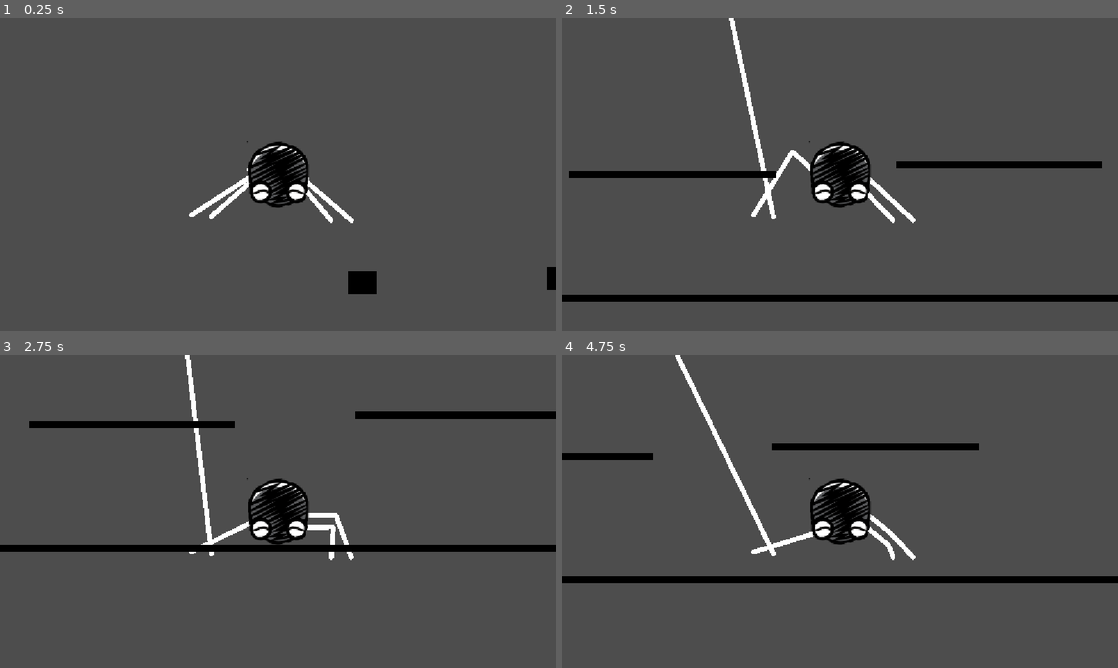
Above: before the commit, frames 1-4 (two rows, left to right).
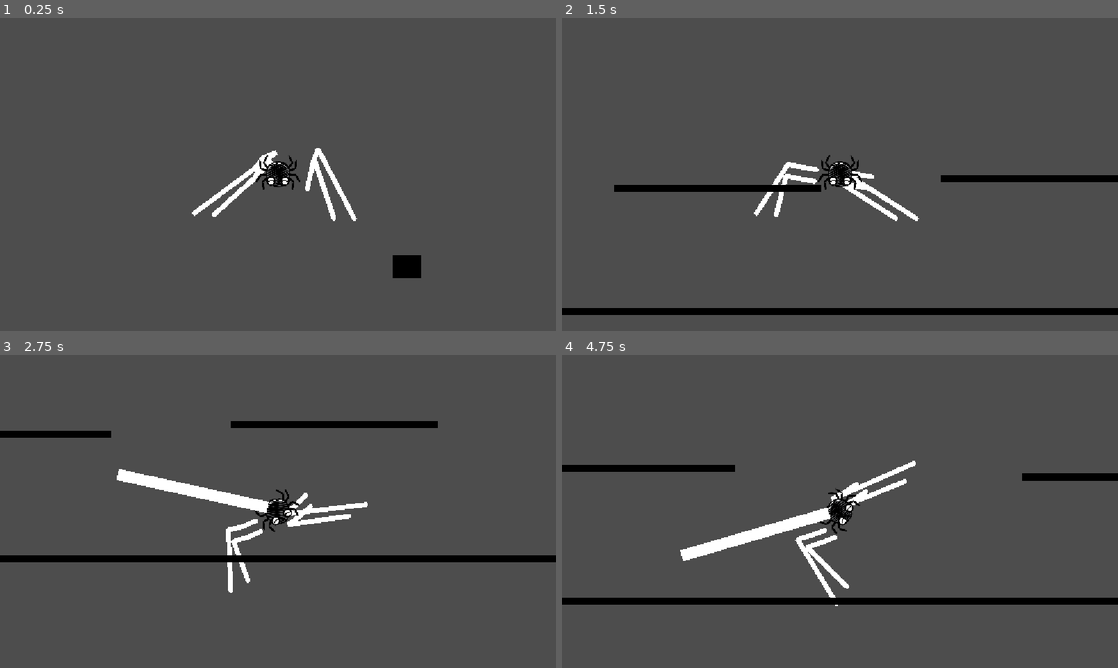
Above: after the commit, the same moments.

Repository: Aymeric-Moreau/GravityHook
Game: Godot game, scene res://Scènes/Aymeric/ScèneTest anim.tscn
Same seed, same stepped clock (60 frames per second), same inputs: the game is played once before the commit and once after it. This scene is started directly instead of the project's main scene.
Inputs:
- Up to frame 1 (0.25 s): no input
- Up to frame 2 (1.5 s): tap Enter (ui_accept) at 0.5, 0.77 s; hold Right (ui_right) from 0.53 s (still down); tap E (Grappin) at 0.6, 1.35 s
- Up to frame 3 (2.75 s): tap Enter (ui_accept) at 1.52 s; release Right (ui_right) at 2.03 s; hold Left (ui_left) from 2.03 s (still down); tap E (Grappin) at 2.1 s
- Up to frame 4 (4.75 s): release Left (ui_left) at 2.78 s; hold Right (ui_right) 2.78-4.28 s; tap E (Grappin) at 2.85, 3.6, 4.35 s; tap Enter (ui_accept) at 3.02, 3.77, 4.52 s; hold Left (ui_left) from 4.28 s (still down)

The runs differ from the first frame. In frame 1, 3.2% of the frame differs, in the area x 34-100%, y 39-89%; in frame 2, 10%; in frame 3, 11%, in the area x 0-100%, y 0-76%; in frame 4, 11%.

Commit message:
suite expérimentation

Diff:
--- a/Scènes/Aymeric/ScèneTest anim.tscn
+++ b/Scènes/Aymeric/ScèneTest anim.tscn
@@ -1,7 +1,7 @@
 [gd_scene format=3 uid="uid://dot8xbtnb0rc7"]
 
 [ext_resource type="Script" uid="uid://c0iejm6jp6kek" path="res://Scripts/Aymeric/TestAnim.gd" id="1_if8pp"]
-[ext_resource type="Script" uid="uid://c5sqmgf2uxgm5" path="res://Scripts/Aymeric/character_body_2dTest.gd" id="2_tofks"]
+[ext_resource type="PackedScene" uid="uid://dc0xu58576imh" path="res://Scènes/Marc/player.tscn" id="2_tofks"]
 [ext_resource type="Texture2D" uid="uid://54rqp4s01am7" path="res://Assets/Aymeric/happy_spider_0.png" id="3_v7lr2"]
 
 [sub_resource type="Gradient" id="Gradient_n0l7y"]
@@ -106,8 +106,8 @@
 [node name="Node2D" type="Node2D" parent="." unique_id=1496244061 node_paths=PackedStringArray("anchor", "pointRepos")]
 script = ExtResource("1_if8pp")
 radius = 30
-anchor = NodePath("../CharacterBody2D/Marker2D corp")
-pointRepos = NodePath("../CharacterBody2D/Marker2D7 ptRepo")
+anchor = NodePath("../player/Marker2D corp")
+pointRepos = NodePath("../player/Marker2D7 ptRepo")
 
 [node name="Pate" type="Line2D" parent="Node2D" unique_id=658470454]
 points = PackedVector2Array(0, 0, 0, 0, 0, 0, 0, 0)
@@ -118,8 +118,8 @@
 [node name="Node2D2" type="Node2D" parent="." unique_id=1919243567 node_paths=PackedStringArray("anchor", "pointRepos")]
 script = ExtResource("1_if8pp")
 radius = 30
-anchor = NodePath("../CharacterBody2D/Marker2D2 corp")
-pointRepos = NodePath("../CharacterBody2D/Marker2D8 ptRepo")
+anchor = NodePath("../player/Marker2D2 corp")
+pointRepos = NodePath("../player/Marker2D8 ptRepo")
 
 [node name="Pate" type="Line2D" parent="Node2D2" unique_id=1346925970]
 points = PackedVector2Array(0, 0, 0, 0, 0, 0, 0, 0)
@@ -130,8 +130,8 @@
 [node name="Node2D3" type="Node2D" parent="." unique_id=1430279401 node_paths=PackedStringArray("anchor", "pointRepos")]
 script = ExtResource("1_if8pp")
 radius = 30
-anchor = NodePath("../CharacterBody2D/Marker2D4 corp")
-pointRepos = NodePath("../CharacterBody2D/Marker2D12 ptRepo")
+anchor = NodePath("../player/Marker2D4 corp")
+pointRepos = NodePath("../player/Marker2D12 ptRepo")
 
 [node name="Pate" type="Line2D" parent="Node2D3" unique_id=541985302]
 points = PackedVector2Array(0, 0, 0, 0, 0, 0, 0, 0)
@@ -142,8 +142,8 @@
 [node name="Node2D4" type="Node2D" parent="." unique_id=1339757189 node_paths=PackedStringArray("anchor", "pointRepos")]
 script = ExtResource("1_if8pp")
 radius = 30
-anchor = NodePath("../CharacterBody2D/Marker2D5 corp")
-pointRepos = NodePath("../CharacterBody2D/Marker2D11 ptRepo")
+anchor = NodePath("../player/Marker2D5 corp")
+pointRepos = NodePath("../player/Marker2D11 ptRepo")
 
 [node name="Pate" type="Line2D" parent="Node2D4" unique_id=1017079571]
 points = PackedVector2Array(0, 0, 0, 0, 0, 0, 0, 0)
@@ -151,54 +151,53 @@
 begin_cap_mode = 2
 end_cap_mode = 2
 
+[node name="player" parent="." unique_id=1296045762 instance=ExtResource("2_tofks")]
+
+[node name="Marker2D corp" type="Marker2D" parent="player" unique_id=642512630]
+position = Vector2(61.035, 33)
+gizmo_extents = 0.0
+
+[node name="Marker2D7 ptRepo" type="Marker2D" parent="player" unique_id=1378286918]
+position = Vector2(116.035, 95)
+
+[node name="Marker2D2 corp" type="Marker2D" parent="player" unique_id=1170937213]
+position = Vector2(66.035, 9)
+
+[node name="Marker2D8 ptRepo" type="Marker2D" parent="player" unique_id=309805773]
+position = Vector2(158.035, 95)
+
+[node name="Marker2D3 corp" type="Marker2D" parent="player" unique_id=1099435549]
+position = Vector2(70.035, -14)
+
+[node name="Marker2D9 ptRepo" type="Marker2D" parent="player" unique_id=916609292]
+position = Vector2(202.035, 100)
+
+[node name="Marker2D4 corp" type="Marker2D" parent="player" unique_id=107346231]
+position = Vector2(-48.965, -6)
+
+[node name="Marker2D12 ptRepo" type="Marker2D" parent="player" unique_id=1743601861]
+position = Vector2(-172.965, 84)
+
+[node name="Marker2D5 corp" type="Marker2D" parent="player" unique_id=1376426685]
+position = Vector2(-53, 18)
+
+[node name="Marker2D11 ptRepo" type="Marker2D" parent="player" unique_id=1930207644]
+position = Vector2(-131.965, 87)
+
+[node name="Marker2D6 corp" type="Marker2D" parent="player" unique_id=1609607913]
+position = Vector2(-38.965, 41)
+
+[node name="Marker2D10 ptRepo" type="Marker2D" parent="player" unique_id=206587064]
+position = Vector2(-88.965, 81)
+
 [node name="CharacterBody2D" type="CharacterBody2D" parent="." unique_id=1081838050]
+visible = false
 position = Vector2(6.035, 0)
-script = ExtResource("2_tofks")
 
 [node name="Sprite2D" type="Sprite2D" parent="CharacterBody2D" unique_id=85615301]
+visible = false
 texture = ExtResource("3_v7lr2")
 
 [node name="CollisionShape2D" type="CollisionShape2D" parent="CharacterBody2D" unique_id=922985216]
+visible = false
 shape = SubResource("CircleShape2D_8jepb")
-
-[node name="Camera2D" type="Camera2D" parent="CharacterBody2D" unique_id=1559112241]
-
-[node name="Marker2D corp" type="Marker2D" parent="CharacterBody2D" unique_id=642512630]
-position = Vector2(55, 33)
-gizmo_extents = 0.0
-
-[node name="Marker2D7 ptRepo" type="Marker2D" parent="CharacterBody2D" unique_id=1378286918]
-position = Vector2(110, 95)
-
-[node name="Marker2D2 corp" type="Marker2D" parent="CharacterBody2D" unique_id=1170937213]
-position = Vector2(60, 9)
-
-[node name="Marker2D8 ptRepo" type="Marker2D" parent="CharacterBody2D" unique_id=309805773]
-position = Vector2(152, 95)
-
-[node name="Marker2D3 corp" type="Marker2D" parent="CharacterBody2D" unique_id=1099435549]
-position = Vector2(64, -14)
-
-[node name="Marker2D9 ptRepo" type="Marker2D" parent="CharacterBody2D" unique_id=916609292]
-position = Vector2(196, 100)
-
-[node name="Marker2D4 corp" type="Marker2D" parent="CharacterBody2D" unique_id=107346231]
-position = Vector2(-55, -6)
-
-[node name="Marker2D12 ptRepo" type="Marker2D" parent="CharacterBody2D" unique_id=1743601861]
-position = Vector2(-179, 84)
-
-[node name="Marker2D5 corp" type="Marker2D" parent="CharacterBody2D" unique_id=1376426685]
-modulate = Color(0.9706058, 0.5398166, 0.6975077, 1)
-show_behind_parent = true
-top_level = true
-position = Vector2(-53, 18)
-
-[node name="Marker2D11 ptRepo" type="Marker2D" parent="CharacterBody2D" unique_id=1930207644]
-position = Vector2(-138, 87)
-
-[node name="Marker2D6 corp" type="Marker2D" parent="CharacterBody2D" unique_id=1609607913]
-position = Vector2(-45, 41)
-
-[node name="Marker2D10 ptRepo" type="Marker2D" parent="CharacterBody2D" unique_id=206587064]
-position = Vector2(-95, 81)
